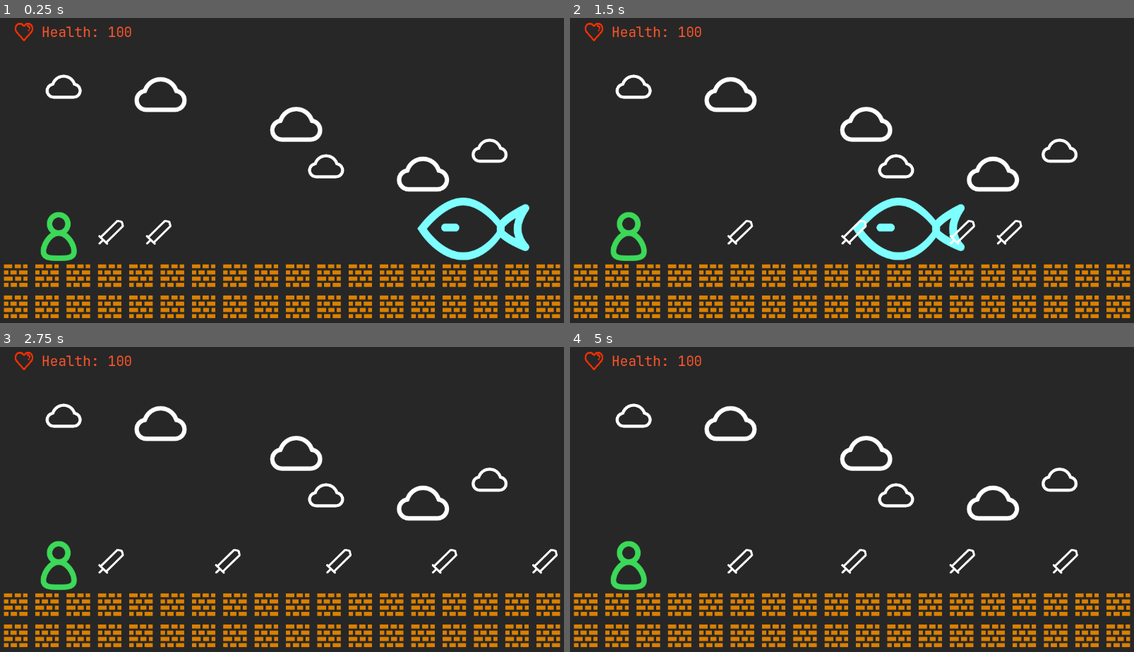
Above: before the commit, frames 1-4 (two rows, left to right).
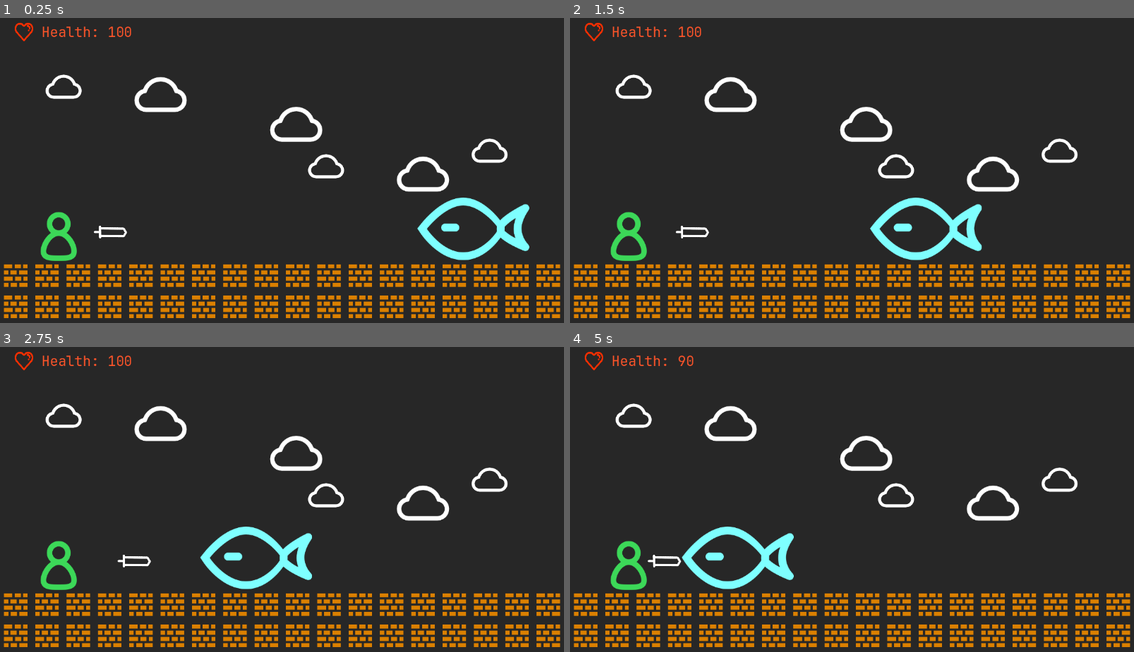
Above: after the commit, the same moments.

Repository: qingzhixing/Icon-Rogue
Game: Godot game, scene res://scene/game_scene.tscn
Two runs of this game, one before a commit and one after it. Both use one fixed random seed, a clock stepped at 60 frames per second and the inputs below.
Inputs:
- Up to frame 1 (0.25 s): no input
- Up to frame 2 (1.5 s): no input
- Up to frame 3 (2.75 s): no input
- Up to frame 4 (5 s): no input

The runs differ from the first frame. In frame 1, 0.3% of the frame differs, in the area x 16-31%, y 66-75%; in frame 2, 2.7%, in the area x 18-81%, y 58-80%; in frame 3, 2.0%; in frame 4, 2.1%.

Commit message:
更改飞刀攻击方式

Diff:
--- a/assets/sprite/weapon/Sword.tscn
+++ b/assets/sprite/weapon/Sword.tscn
@@ -18,14 +18,16 @@
 
 [node name="Sprite2D" type="Sprite2D" parent="."]
 position = Vector2(-3.8147e-06, -3.8147e-06)
+rotation = 0.785397
 scale = Vector2(0.32, 0.32)
 texture = ExtResource("1_3l00a")
 
 [node name="CollisionShape2D" type="CollisionShape2D" parent="."]
-rotation = 0.785397
+rotation = 1.57079
 shape = SubResource("CapsuleShape2D_e2cwa")
 
 [node name="Attack Area" type="Area2D" parent="."]
+rotation = 0.785397
 collision_layer = 8
 collision_mask = 20
 
--- a/scene/game_scene.tscn
+++ b/scene/game_scene.tscn
@@ -254,9 +254,8 @@
 scale = Vector2(0.61, 0.61)
 texture = ExtResource("5_ud8a0")
 
-[node name="Node2D Spawner" parent="." instance=ExtResource("8_c8mr4")]
+[node name="Sword Spawner" parent="." instance=ExtResource("8_c8mr4")]
 position = Vector2(-456, 135)
 target_scene = ExtResource("9_ojbyw")
-
-[node name="Sword" parent="." instance=ExtResource("9_ojbyw")]
-position = Vector2(-367, 135)
+spawn_interval_sec = 1.2
+instance_life_time_sec = 3.0
--- a/script/game_control/node_2d_spawner.gd
+++ b/script/game_control/node_2d_spawner.gd
@@ -30,9 +30,11 @@
 	# Set the life time of the instance
 	var timer: Timer = Timer.new();
 	timer.set_wait_time(instance_life_time_sec);
+	var weak_instance = weakref(instance) as Node2D;
 	timer.timeout.connect(
 		func():
-			instance.queue_free();
+			if is_instance_valid(weak_instance):
+				weak_instance.queue_free();
 			timer.queue_free();
 	);
 	add_child(timer);
--- a/script/weapon/sword.gd
+++ b/script/weapon/sword.gd
@@ -6,36 +6,40 @@
 @export var knockback = 30
 @export var interval_sec = 0.3;
 
-var _entered_entity: Array;
-var _last_attack_tick = -100
+# var _entered_entity: Array;
+# var _last_attack_tick = -100
 
 func _ready() -> void:
 	linear_velocity.x = entity_data.speed;
 
-@warning_ignore("unused_parameter")
-func _process(delta: float) -> void:
-	var current_tick = Time.get_ticks_msec();
-	if current_tick - _last_attack_tick < interval_sec * 1000:
-		return
-	_last_attack_tick = current_tick;
+# @warning_ignore("unused_parameter")
+# func _process(delta: float) -> void:
+# 	var current_tick = Time.get_ticks_msec();
+# 	if current_tick - _last_attack_tick < interval_sec * 1000:
+# 		return
+# 	_last_attack_tick = current_tick;
 
-	for fish in _entered_entity:
-		fish.entity_data.take_damage(entity_data.attack, entity_data);
-		fish.linear_velocity.x = max(0, fish.linear_velocity.x);
-		fish.linear_velocity.x += knockback;
+# 	for fish in _entered_entity:
+# 		fish.entity_data.take_damage(entity_data.attack, entity_data);
+# 		fish.linear_velocity.x = max(0, fish.linear_velocity.x);
+# 		fish.linear_velocity.x += knockback;
 
 
 func on_area_entered(area: Area2D) -> void:
 	var entity = area.get_parent()
 	if entity is Fish:
 		var fish = entity as Fish
-		_entered_entity.push_back(fish);
+		# _entered_entity.push_back(fish);
+		fish.entity_data.take_damage(entity_data.attack, entity_data);
+		fish.linear_velocity.x = max(0, fish.linear_velocity.x);
+		fish.linear_velocity.x += knockback;
+		queue_free();
 
 
-func on_area_exited(area: Area2D) -> void:
-	var entity = area.get_parent()
-	if entity is Fish:
-		var fish = entity as Fish
-		var index = _entered_entity.find(fish);
-		if index != -1:
-			_entered_entity.remove_at(index);
+# func on_area_exited(area: Area2D) -> void:
+# 	var entity = area.get_parent()
+# 	if entity is Fish:
+# 		var fish = entity as Fish
+# 		var index = _entered_entity.find(fish);
+# 		if index != -1:
+# 			_entered_entity.remove_at(index);
